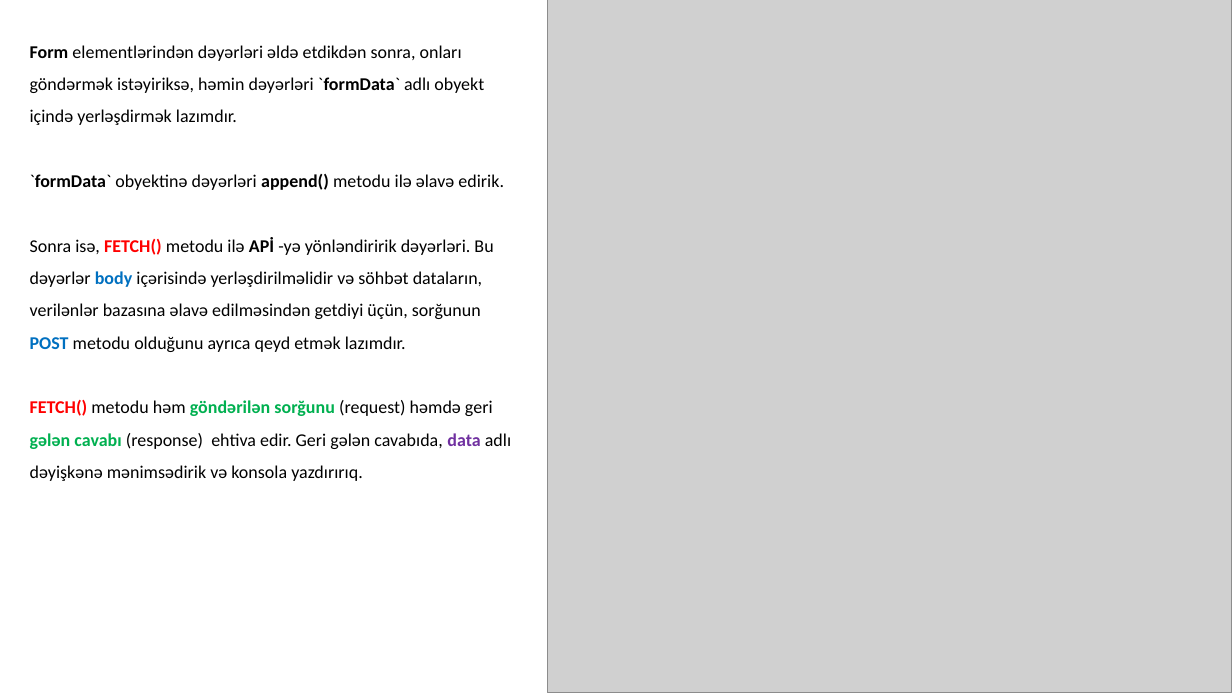
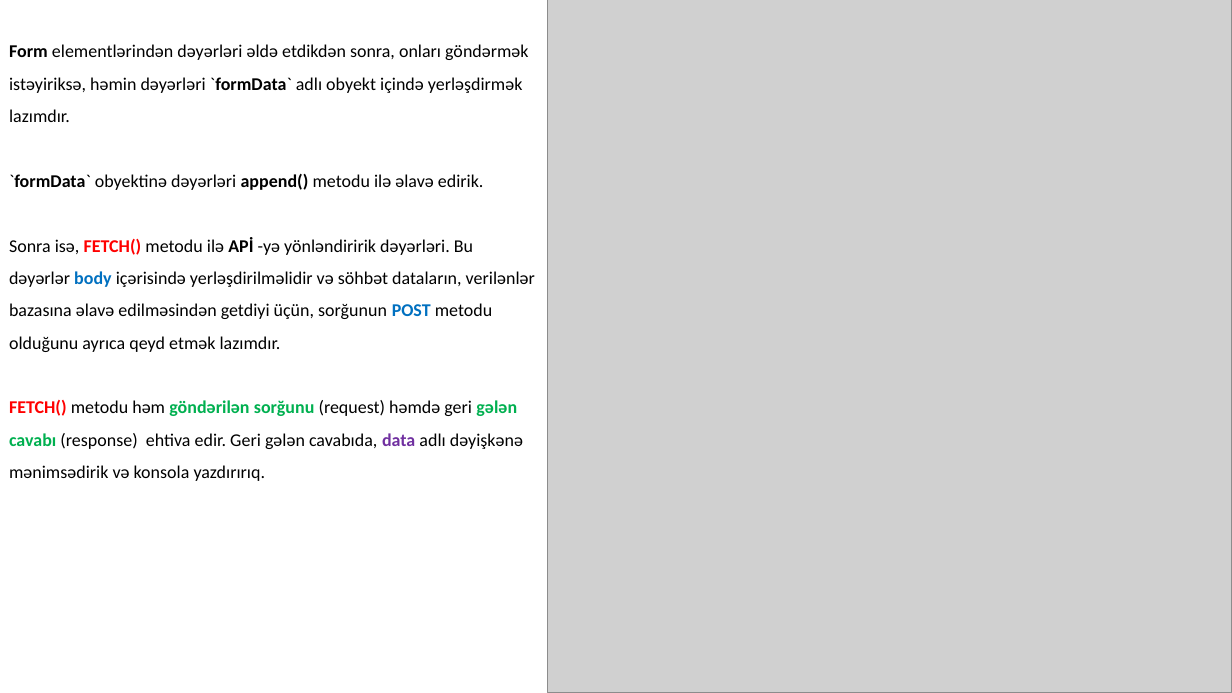
Before and after one commit to codeurient/REST-API, a slide deck: slide 64 of .lessons/5 RestFullApi 2/1.pptx. Drawn at 1232x693 pixels with LibreOffice and Linux fonts; fonts in the diff are those of the drawing; grey boxes stand for pictures. Boxes give left, top, right and bottom in pixels: in the first picture for what was removed or moved away, otherwise in the second. Text is boxed around its words. In the diff, an @@ line names an element or a change of style, - is before the commit and + after.

Commit message:
fix

```diff
--- a/.lessons/5 RestFullApi 2/1.pptx
+++ b/.lessons/5 RestFullApi 2/1.pptx
@@ text "Form elementlərindən dəyərləri əldə etdikdən ..." rewrapped from bbox=[30, 45, 511, 481] to bbox=[9, 44, 535, 481] @@
```
